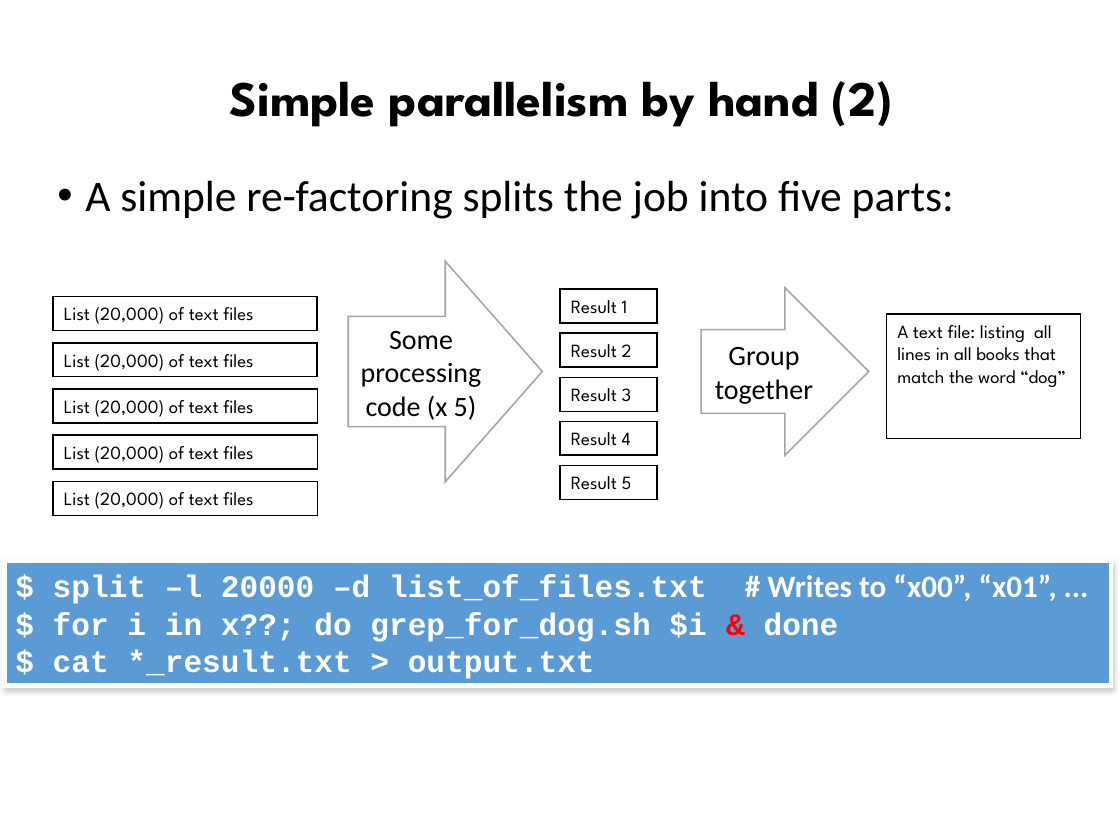
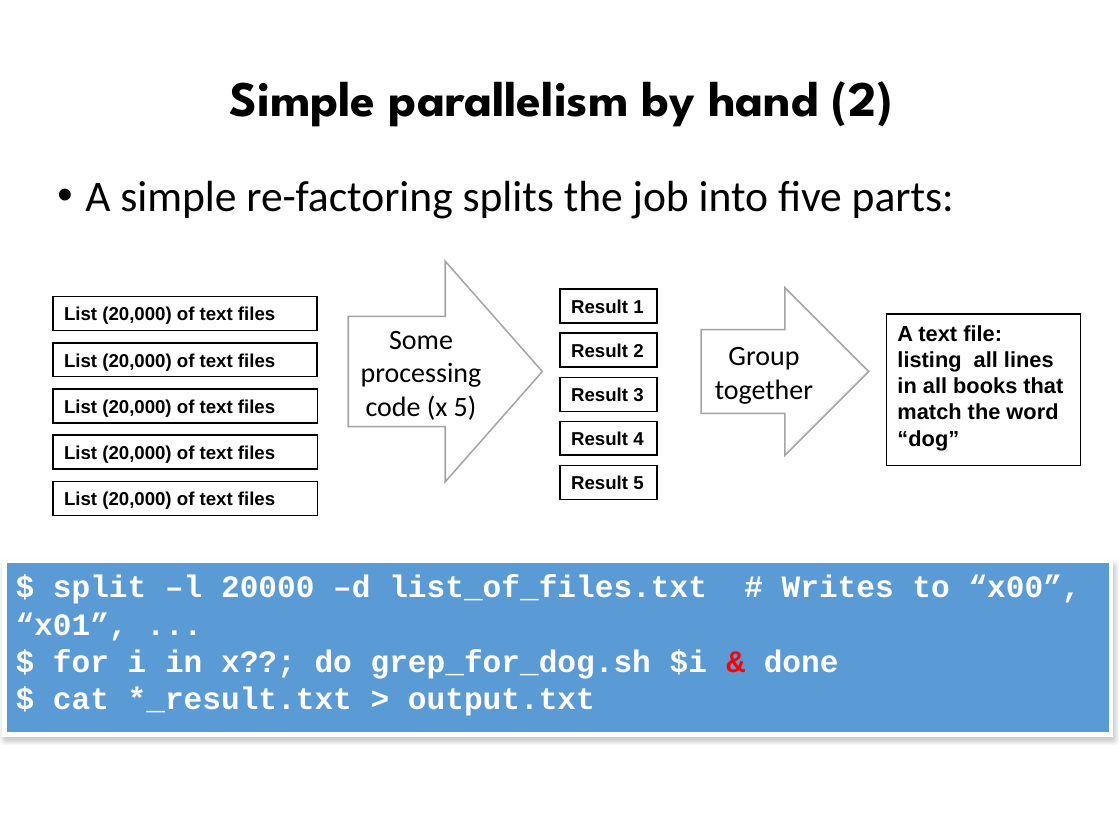
Before and after one commit to ncasuk/ncas-isc, a slide deck: slide 9 of overview_presentations/Parallel_Processing_Large_Data.pptx. Drawn at 1120x840 pixels with LibreOffice and Linux fonts; fonts in the diff are those of the drawing; background and template pictures are left out. Boxes give left, top, right and bottom in pixels: in the first picture for what was removed or moved away, otherwise in the second. Text is boxed around its words. In the diff, an @@ line names an element or a change of style, - is before the commit and + after.

```diff
--- a/overview_presentations/Parallel_Processing_Large_Data.pptx
+++ b/overview_presentations/Parallel_Processing_Large_Data.pptx
@@ text "A simple re-factoring splits the ..." at <box>85,180,954,219</box>: less space between paragraphs @@
@@ rectangle "A text file: listing all ...": place and size @@
-rectangle "A text file: listing all ..." at <box>886,314,1080,438</box>
+rectangle "A text file: listing all ..." at <box>886,314,1080,465</box>
@@ rectangle "A text file: listing all ..." at <box>886,314,1080,465</box>: size 12 to 14 pt, font League Spartan to Arial, bold on @@
@@ font League Spartan to Arial, bold on in 10 elements at <box>53,297,317,330</box>, <box>53,343,317,376</box>, <box>53,389,317,422</box>, <box>53,436,317,469</box>, <box>53,482,317,515</box>, <box>560,289,657,323</box>, <box>560,333,657,366</box>, <box>560,377,657,411</box>, <box>560,421,657,455</box>, <box>560,466,657,500</box> @@
@@ rectangle "$ split –l 20000 –d ...": place and size @@
-rectangle "$ split –l 20000 –d ..." at <box>4,561,1111,685</box>
+rectangle "$ split –l 20000 –d ..." at <box>4,561,1111,735</box>
@@ text in rectangle at <box>16,575,1081,641</box>: font Calibri to Courier New in "# Writes to “x00”, “x01”, ..." @@
```
Also in this commit, not shown: 20 other slides changed, 8 slides added, 4 slides removed, 4 other files.
